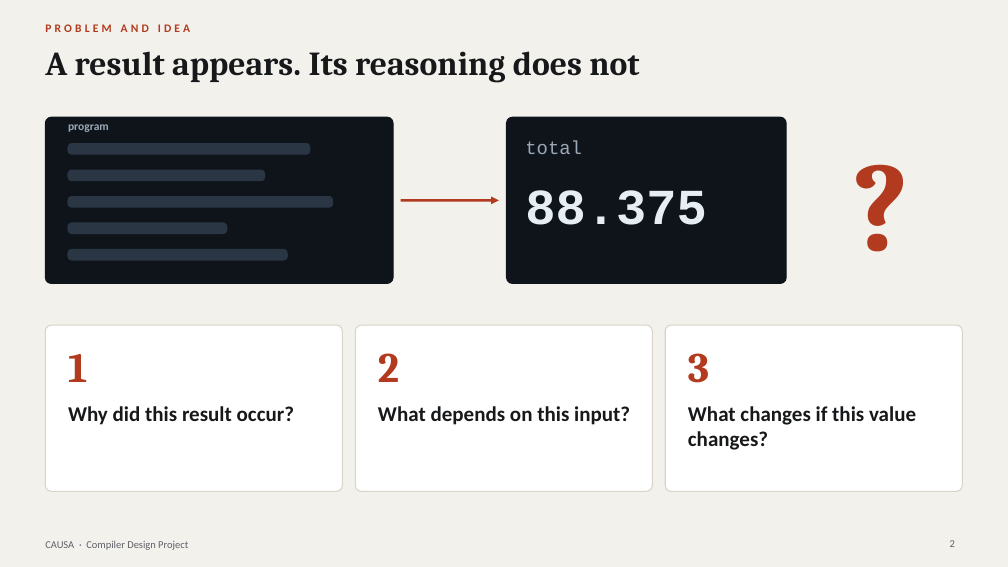
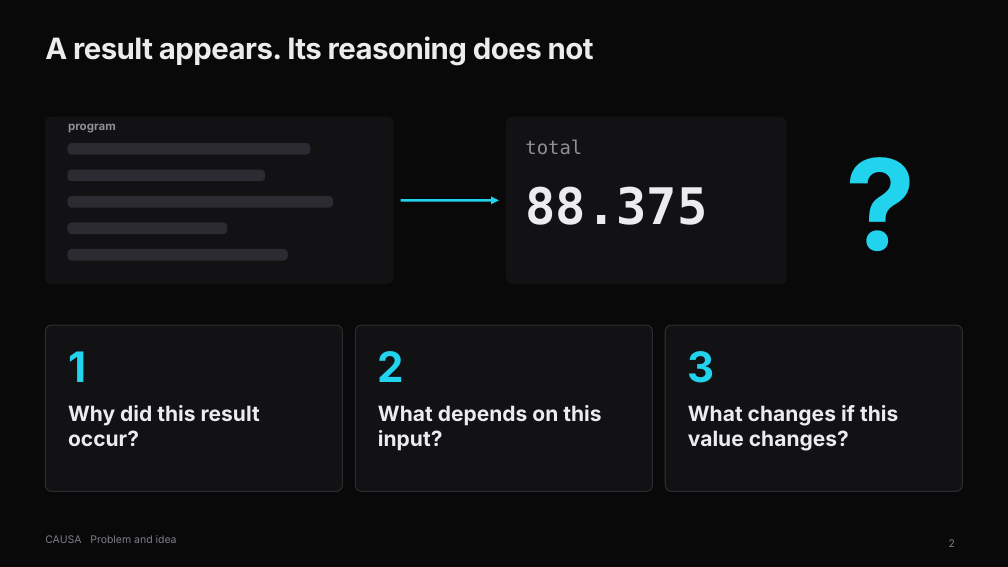
Before and after one commit to ujvall/Causa, a slide deck: slide 2 of presentation/CAUSA_Final_Presentation.pptx. Drawn at 1008x567 pixels with LibreOffice and Linux fonts; fonts in the diff are those of the drawing. Boxes give left, top, right and bottom in pixels: in the first picture for what was removed or moved away, otherwise in the second. Text is boxed around its words. In the diff, an @@ line names an element or a change of style, - is before the commit and + after.

Commit message:
Presentation: matte black theme, Inter typography

```diff
--- a/presentation/CAUSA_Final_Presentation.pptx
+++ b/presentation/CAUSA_Final_Presentation.pptx
@@ background #F3F1EC to #09090A @@
@@ title "A result appears. Its reasoning ...": place and size @@
-title "A result appears. Its reasoning ..." at <box>45,51,639,83</box>
+title "A result appears. Its reasoning ..." at <box>45,36,594,66</box>
@@ title "A result appears. Its reasoning ..." at <box>45,36,594,66</box>: size 32 to 28 pt, font Cambria to Inter, text colour #17181A to #ECECEE, letter spacing 0 to -0.5 pt @@
@@ rounded rectangle at <box>45,117,393,284</box>: fill #0F141B to #121214; outline #0F141B 1 pt to #121214 1 pt @@
@@ text "program" at <box>68,124,116,133</box>: font Calibri to Inter, text colour #9AA8B6 to #8E8E96 @@
@@ rounded rectangle at <box>507,117,786,284</box>: fill #0F141B to #121214; outline #0F141B 1 pt to #121214 1 pt @@
@@ font Cambria to Inter, text colour #B23A1E to #22D3EE in 4 elements at <box>68,351,86,382</box>, <box>378,351,404,382</box>, <box>688,351,715,383</box>, <box>813,110,949,291</box> @@
@@ text "total" at <box>525,139,582,154</box>: font Courier New to DejaVu Sans Mono, text colour #9AA8B6 to #8E8E96 @@
@@ text "88.375" at <box>525,186,707,225</box>: font Courier New to DejaVu Sans Mono, text colour #E6EDF3 to #ECECEE @@
@@ arrow (401, 200) - (499, 200): stroke #B23A1E 2.5 pt to #22D3EE 2.5 pt @@
@@ fill #2A3644 to #2B2B31; outline #2A3644 1 pt to #2B2B31 1 pt in 5 elements at <box>68,144,310,154</box>, <box>68,170,265,181</box>, <box>68,197,333,207</box>, <box>68,223,227,234</box>, <box>68,250,287,260</box> @@
@@ fill #FFFFFF to #121214; outline #D8D4CA 1 pt to #2B2B31 1 pt in 3 elements at <box>45,325,343,492</box>, <box>355,325,653,492</box>, <box>665,325,963,492</box> @@
@@ font Calibri to Inter, text colour #17181A to #ECECEE in 3 elements at <box>68,405,260,446</box>, <box>378,405,601,451</box>, <box>688,405,898,451</box> @@
@@ text at <box>45,535,177,543</box>: text changed; size 11 to 10 pt; font Calibri to Inter; text colour #B23A1E to #7C7C84; bold off @@
-PROBLEM AND IDEA
+CAUSA Problem and idea
@@ page number at <box>949,539,955,547</box>: font Calibri to Inter, text colour #5F6168 to #7C7C84 @@
@@ text removed at <box>45,541,188,550</box> @@
-CAUSA · Compiler Design Project
```
Also in this commit, not shown: 19 other slides changed, 3 other files.
